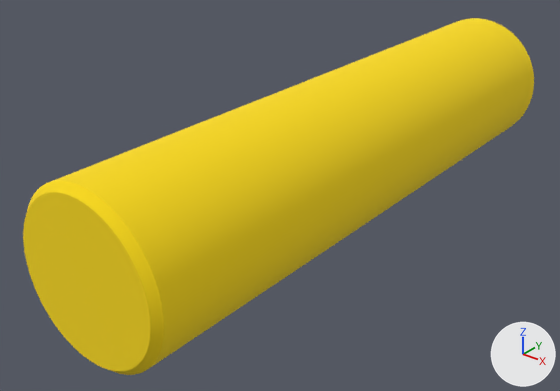
An edit to the OBJ model assets/factory/mesh/factory_insertion/factory_round_peg_12mm_tight.obj, drawn before and after from the same camera.
One viewpoint serves both versions: a camera (50 mm lens) standing at (0.0319, -0.0722, 0.0236) and looking at (-0.0026, -0.029, -0.0032). Every picture has the same lights, and +X, +Y and +Z are marked at lower right. Where no turn or scale is listed for an object, it has been applied to the vertices.

Before the edit, the objects in view are built like this:
```python
me_mesh0 = bpy.data.meshes.new('mesh0')
me_mesh0.from_pydata(...)  # 145 vertices, 144 faces; spans x -0.0055..0.0055, y -0.05, z -0.0055..0.0055
me_mesh0.materials.append(mat_0_980392_0_713725_0_003922_0_000000_0_000000)  # yellow #fddc0d
me_mesh1 = bpy.data.meshes.new('mesh1')
me_mesh1.from_pydata(...)  # 288 vertices, 288 faces; spans x -0.006..0.006, y -0.05..-0.0495, z -0.006..0.006
me_mesh1.materials.append(mat_0_980392_0_713725_0_003922_0_000000_0_000000)  # yellow #fddc0d
me_mesh2 = bpy.data.meshes.new('mesh2')
me_mesh2.from_pydata(...)  # 288 vertices, 288 faces; spans x -0.006..0.006, y -0.0495..-0.0005, z -0.006..0.006
me_mesh2.materials.append(mat_0_980392_0_713725_0_003922_0_000000_0_000000)  # yellow #fddc0d
ob_mesh0 = bpy.data.objects.new('mesh0', me_mesh0)
ob_mesh0.location = (0.0, 0.0, 0.0)
ob_mesh1 = bpy.data.objects.new('mesh1', me_mesh1)
ob_mesh1.location = (0.0, 0.0, 0.0)
ob_mesh2 = bpy.data.objects.new('mesh2', me_mesh2)
ob_mesh2.location = (0.0, 0.0, 0.0)
```
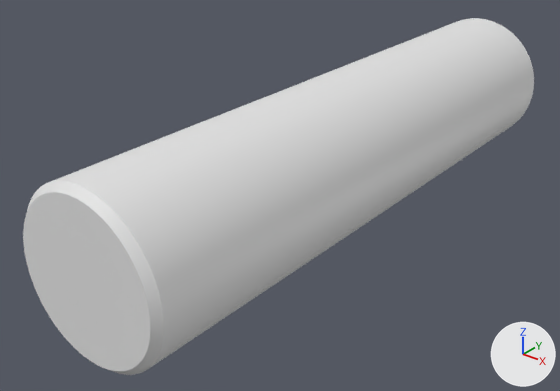
Where the change shows, as pixel boxes [x1, y1, x2, y2] in the pictures (560 x 391 px):
'mesh2', recoloured (yellow to white)
    both: [53, 18, 534, 368]
'mesh0', recoloured (yellow to grey)
    both: [23, 192, 150, 371]
'mesh1', recoloured (yellow to white)
    both: [26, 181, 164, 375]

What the commit changed:
me_mesh0 has 145 vertices, 144 faces and spans x -0.0055..0.0055, y -0.05, z -0.0055..0.0055.
me_mesh0 no longer uses material mat_0_980392_0_713725_0_003922_0_000000_0_000000 (yellow #fddc0d).
me_mesh1 has 288 vertices, 288 faces and spans x -0.006..0.006, y -0.05..-0.0495, z -0.006..0.006.
me_mesh1 no longer uses material mat_0_980392_0_713725_0_003922_0_000000_0_000000 (yellow #fddc0d).
me_mesh2 has 288 vertices, 288 faces and spans x -0.006..0.006, y -0.0495..-0.0005, z -0.006..0.006.
me_mesh2 no longer uses material mat_0_980392_0_713725_0_003922_0_000000_0_000000 (yellow #fddc0d).
